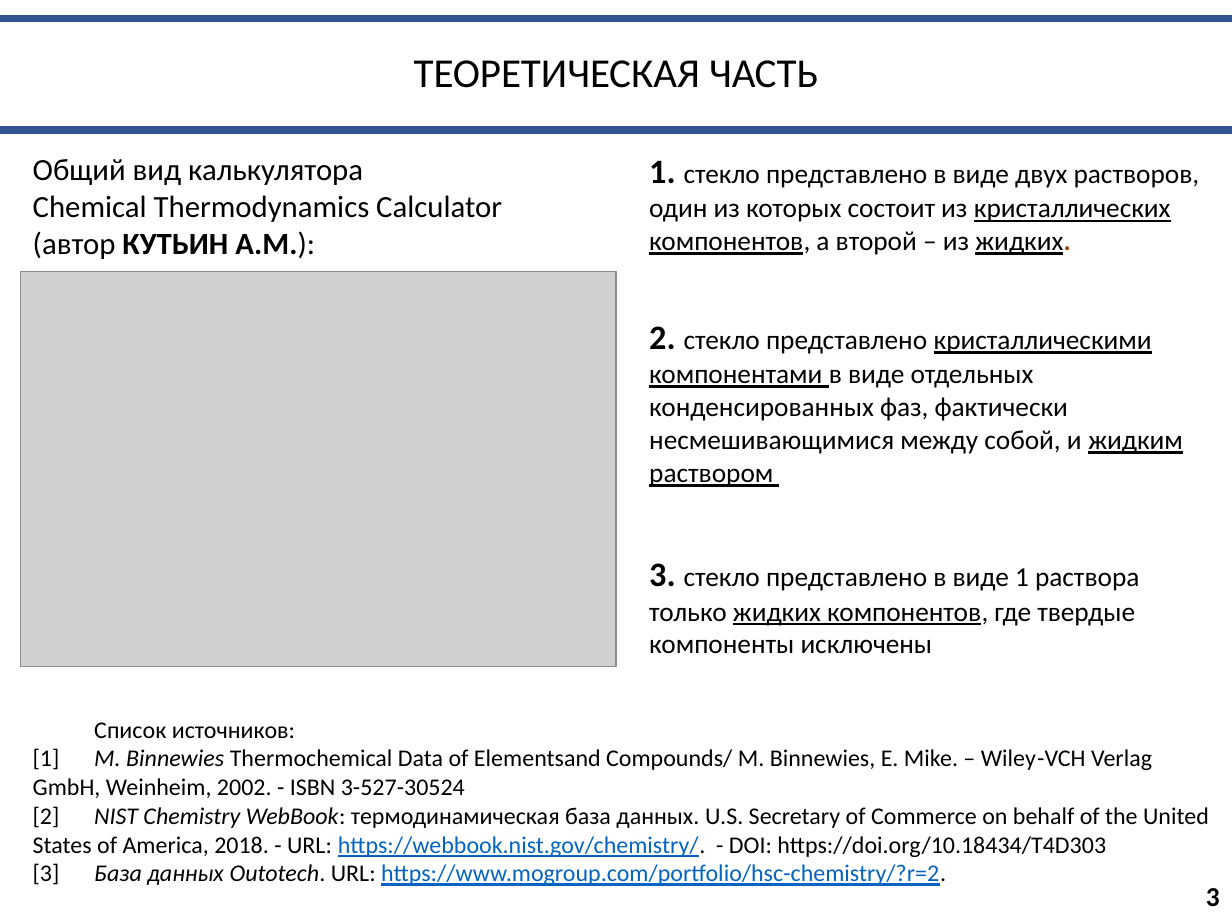
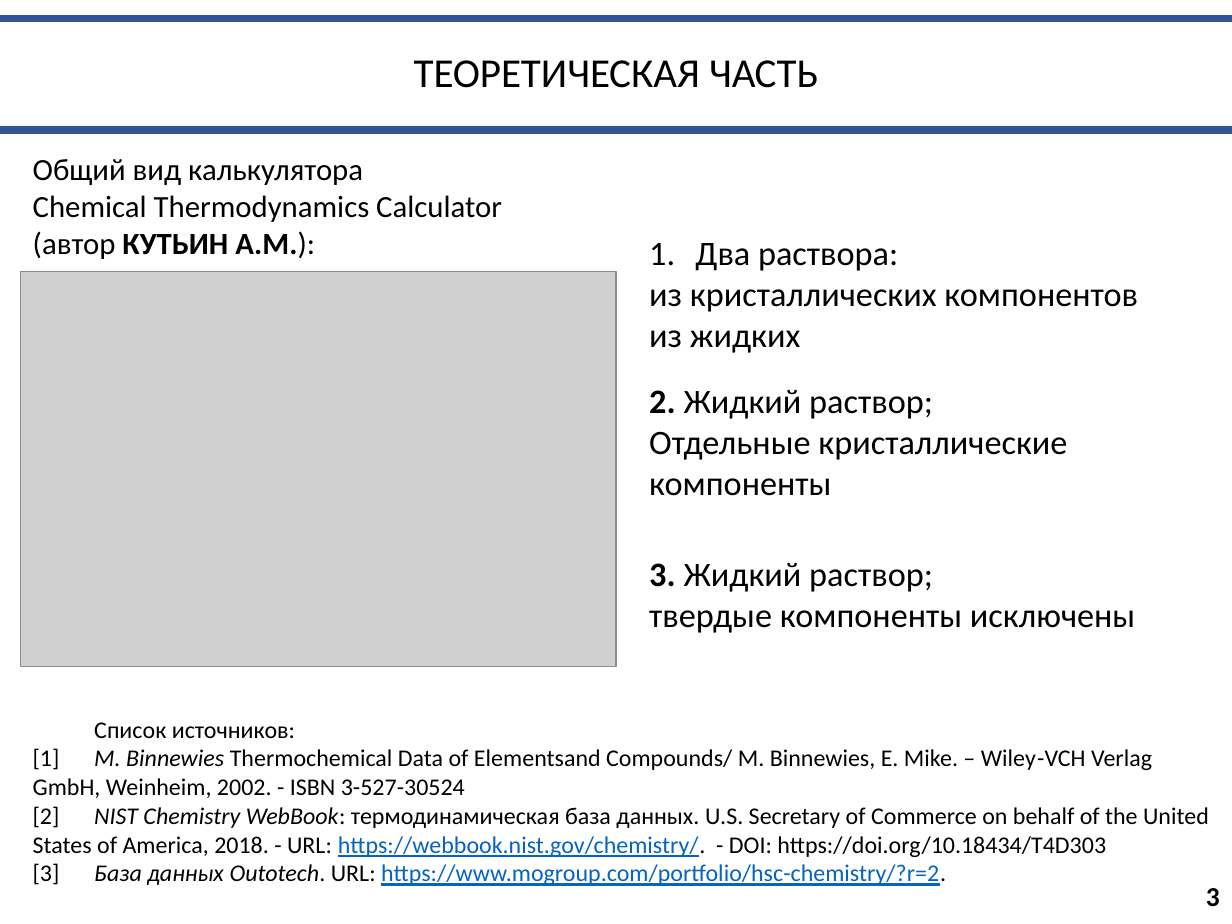
Before and after one commit to EnglishBeach/glass, a slide deck: slide 3 of Презентация.pptx. Drawn at 1232x924 pixels with LibreOffice and Linux fonts; fonts in the diff are those of the drawing; grey boxes stand for pictures. Boxes give left, top, right and bottom in pixels: in the first picture for what was removed or moved away, otherwise in the second. Text is boxed around its words. In the diff, an @@ line names an element or a change of style, - is before the commit and + after.

```diff
--- a/Презентация.pptx
+++ b/Презентация.pptx
@@ text at [649, 243, 1138, 353]: text changed; size 16 to 20 pt @@
-1. стекло представлено в виде двух растворов, один из которых состоит из кристаллических компонентов, а второй – из жидких.
+1. Два раствора:
+из кристаллических компонентов
+из жидких
@@ text at [649, 390, 1067, 496]: text changed; size 16 to 20 pt @@
-2. стекло представлено кристаллическими компонентами в виде отдельных конденсированных фаз, фактически несмешивающимися между собой, и жидким раствором
+2. Жидкий раствор;
+Отдельные кристаллические компоненты
@@ text at [649, 563, 1135, 633]: text changed; size 16 to 20 pt @@
-3. стекло представлено в виде 1 раствора только жидких компонентов, где твердые компоненты исключены
+3. Жидкий раствор;
+твердые компоненты исключены
```
Also in this commit, not shown: 2 other slides changed, 2 slides added, 5 other files.
